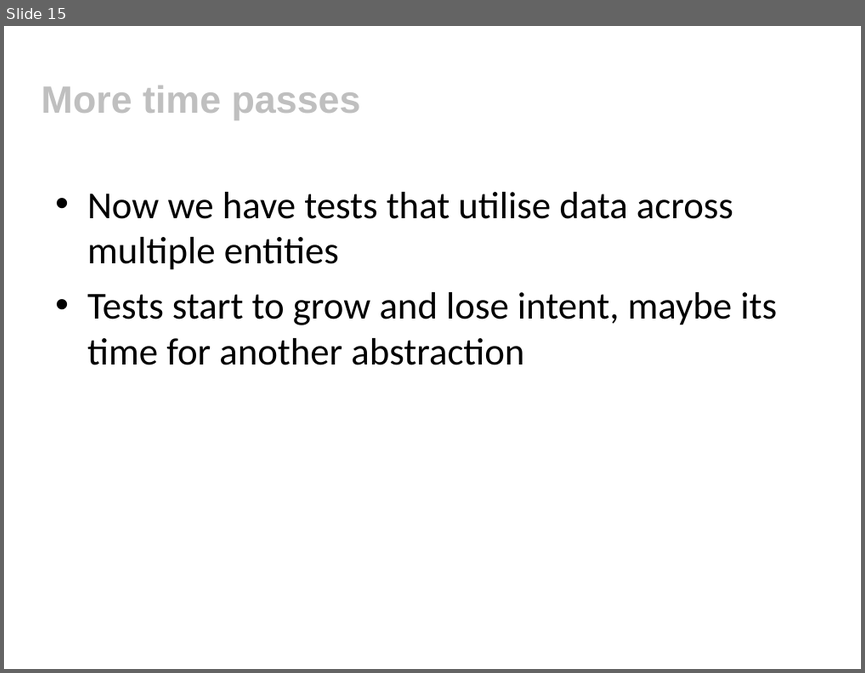
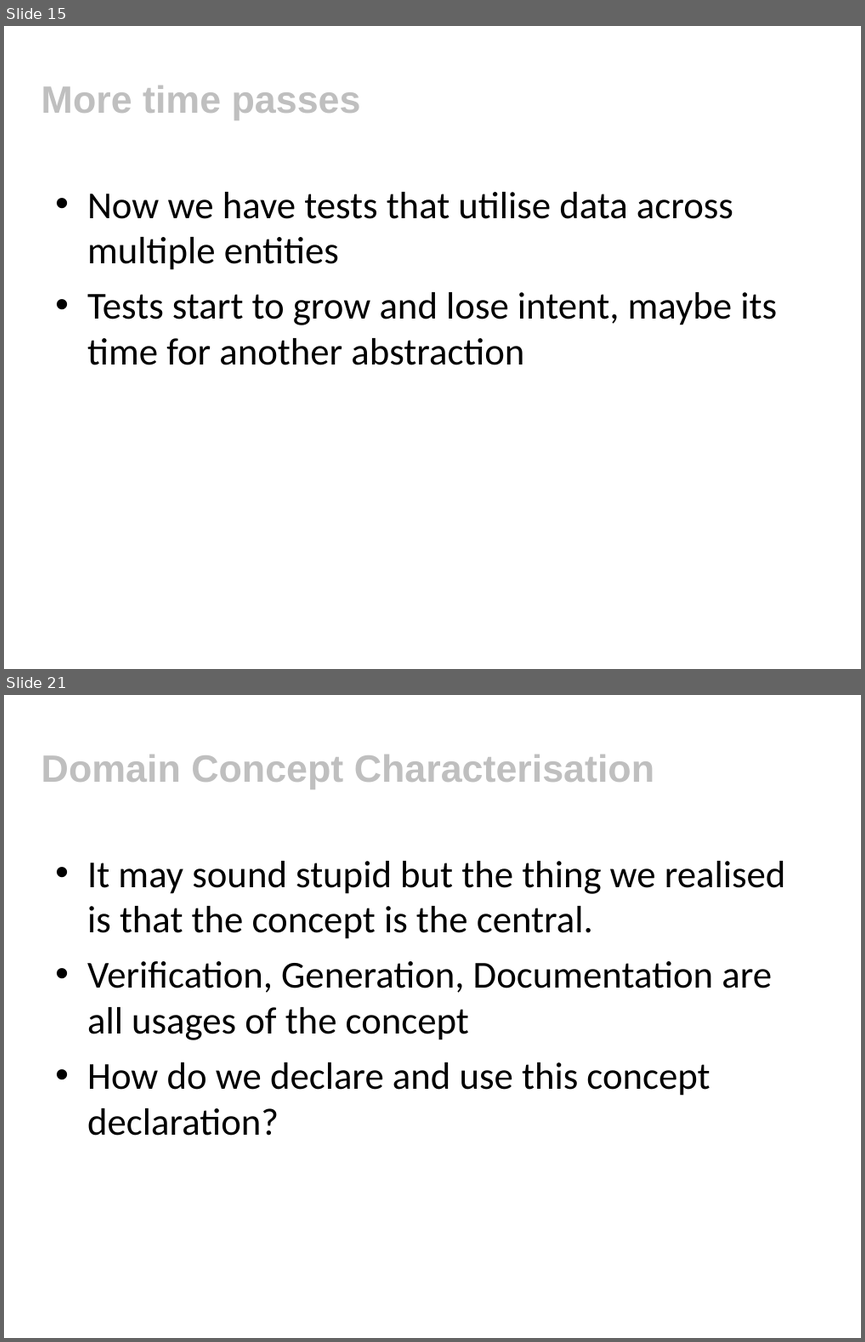
Before and after one commit to tobyclemson/test-data-generation-and-verification-presentation, a slide deck: test-data-generation-and-verification.ppt. Shown one above the other, each under a label of ours: slide 15 before the commit, slides 15 and 21 after it; the slides between them are not shown. The pictures are 865x673 and 865x1342 pixels, drawn with LibreOffice and Linux fonts; fonts in the diff are those of the drawing; background and template pictures are left out. Boxes give left, top, right and bottom in pixels: in the first picture for what was removed or moved away, otherwise in the second. Text is boxed around its words. In the diff, an @@ line names an element or a change of style, - is before the commit and + after.

```diff
--- a/test-data-generation-and-verification.ppt
+++ b/test-data-generation-and-verification.ppt
@@ slide 21 added at [4, 695, 861, 1338], background #FFFFFF @@
@@ title added at [41, 755, 654, 789], 32 pt, text #BFBFBF, bold @@
+Domain Concept Characterisation
@@ text added at [87, 861, 786, 1135], 32 pt, text #000000 @@
+• It may sound stupid but the thing we realised is that the concept is the central.
+• Verification, Generation, Documentation are all usages of the concept
+• How do we declare and use this concept declaration?
```
Also in this commit, not shown: 1 slide changed, 5 other slides added, 1 other file.
